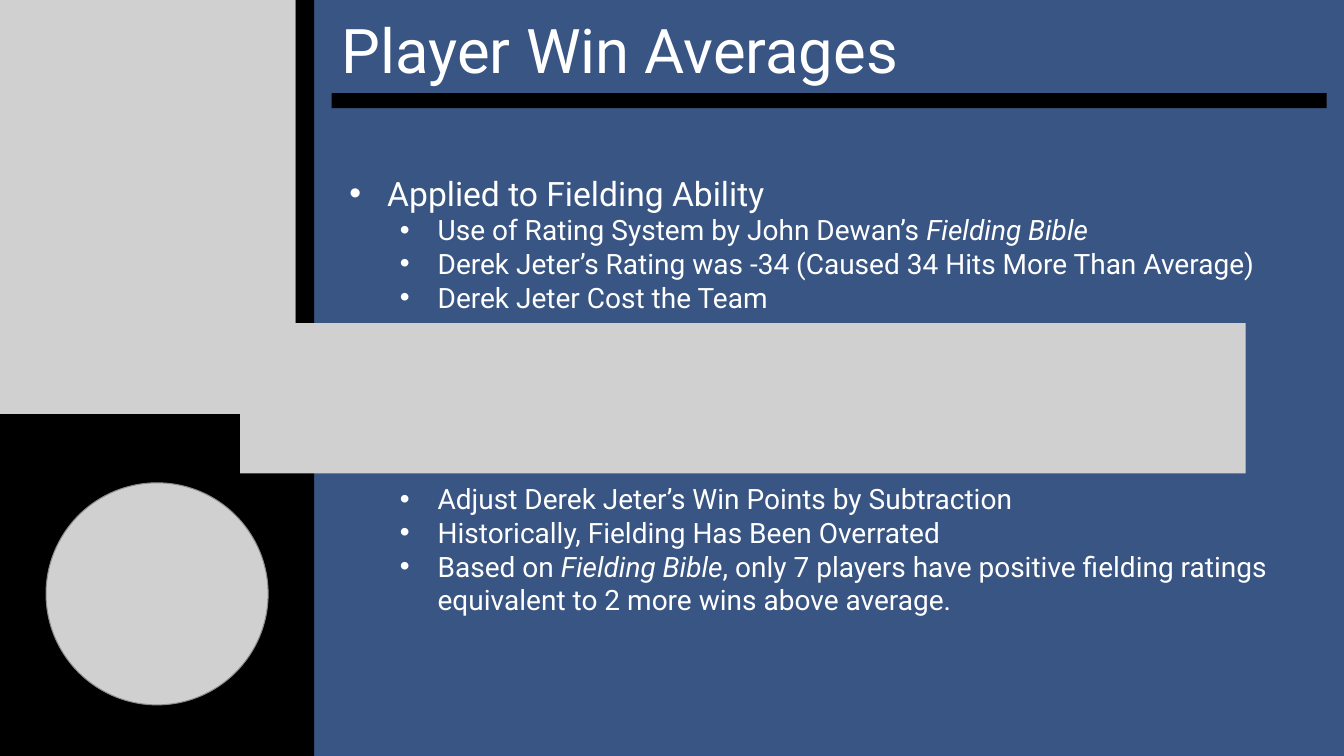
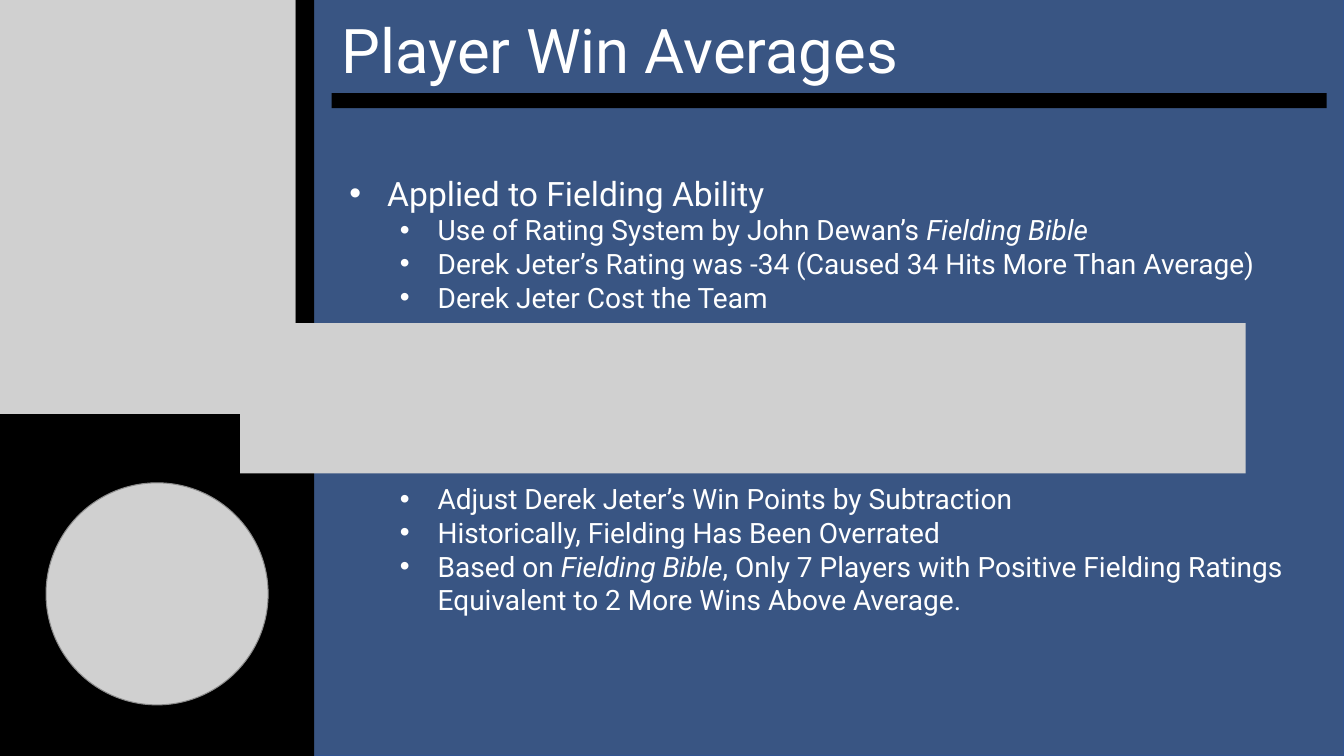
Before and after one commit to SuperMarioGiacomazzo/STOR390_WEBSITE, a slide deck: slide 6 of Slides/Baseball 6/Baseball_6_Lecture.pptx. Drawn at 1344x756 pixels with LibreOffice and Linux fonts; fonts in the diff are those of the drawing; grey boxes stand for pictures. Boxes give left, top, right and bottom in pixels: in the first picture for what was removed or moved away, otherwise in the second. Text is boxed around its words. In the diff, an @@ line names an element or a change of style, - is before the commit and + after.

```diff
--- a/Slides/Baseball 6/Baseball_6_Lecture.pptx
+++ b/Slides/Baseball 6/Baseball_6_Lecture.pptx
@@ rectangle: place and size @@
-rectangle at (34, 0, 1344, 756)
+rectangle at (0, 0, 1344, 756)
@@ text at (438, 556, 1282, 616): text changed @@
-  • Based on Fielding Bible, only 7 players have positive fielding ratings equivalent to 2 more wins above average.
+  • Based on Fielding Bible, Only 7 Players with Positive Fielding Ratings Equivalent to 2 More Wins Above Average.
```
Also in this commit, not shown: 9 other slides changed, 4 slides added, 10 other files.
